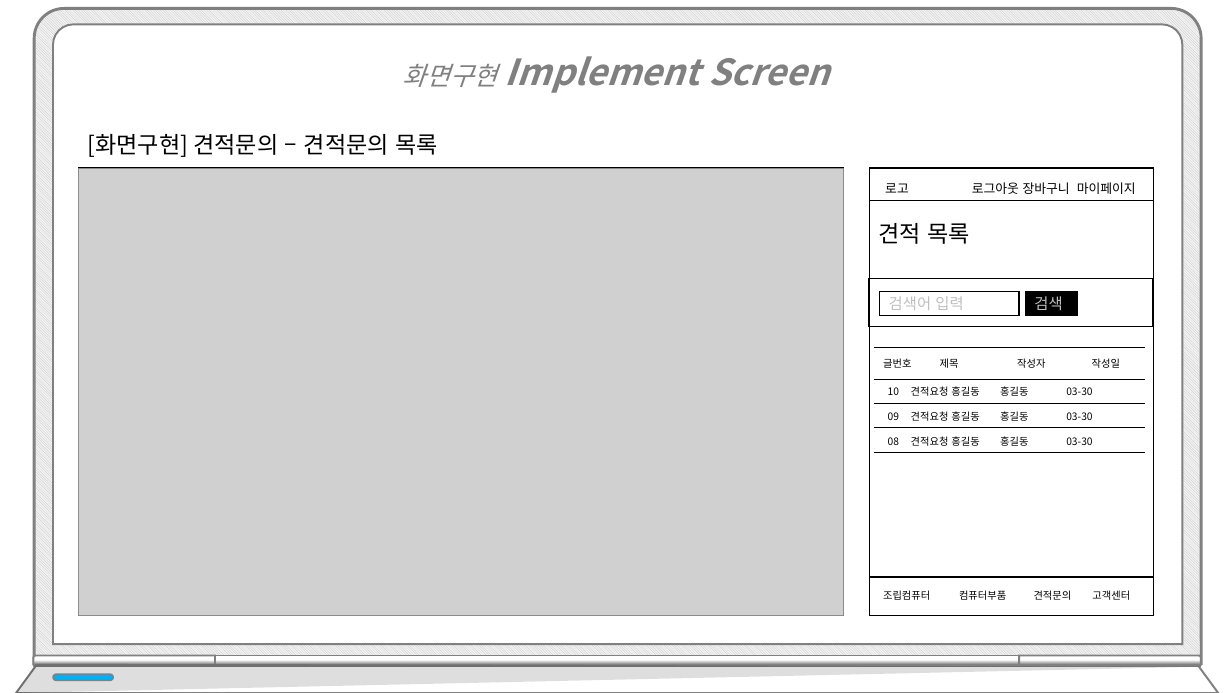
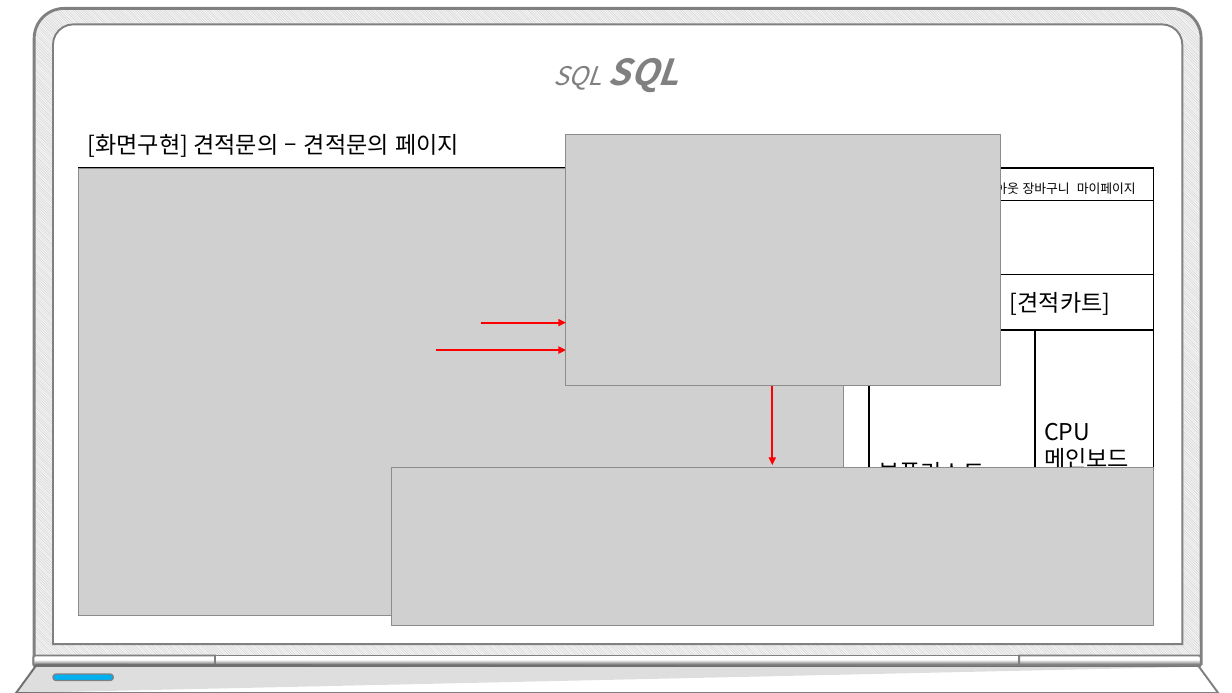
Before and after one commit to hhsw07/ezen-academy-projects, a slide deck: slide 84 of WebContent/발표/3차/프로젝트5_3차.pptx (slide 85 before the commit). Drawn at 1232x693 pixels with LibreOffice and Linux fonts; fonts in the diff are those of the drawing; grey boxes stand for pictures. Boxes give left, top, right and bottom in pixels: in the first picture for what was removed or moved away, otherwise in the second. Text is boxed around its words. In the diff, an @@ line names an element or a change of style, - is before the commit and + after.

```diff
--- a/WebContent/발표/3차/프로젝트5_3차.pptx
+++ b/WebContent/발표/3차/프로젝트5_3차.pptx
@@ text at (554, 58, 679, 92): text changed; size 28 to 20 pt; bold off @@
-화면구현 Implement Screen
+SQL SQL
@@ text at (88, 134, 459, 157): text changed @@
-[화면구현] 견적문의 – 견적문의 목록
+[화면구현] 견적문의 – 견적문의 페이지
@@ picture added at (567, 135, 1002, 385) @@
@@ text removed at (885, 183, 909, 193) @@
-로고
@@ text removed at (878, 223, 970, 244) @@
-견적 목록
@@ rectangle removed at (869, 278, 1153, 326) @@
@@ rectangle added at (869, 274, 1153, 330), fill #FFFFFF, outline #000000 1 pt, 18 pt, text #000000 @@
+[상세검색] [견적카트]
@@ rectangle removed at (880, 291, 1019, 315) @@
-검색어 입력
@@ rectangle removed at (1026, 291, 1078, 315) @@
-검색
@@ arrow added from (482, 323) to (567, 323), #FF0000 1.5 pt @@
@@ arrow added from (436, 350) to (567, 350), #FF0000 1.5 pt @@
@@ rectangle added at (869, 330, 1035, 616), fill #FFFFFF, outline #000000 1 pt, 18 pt, text #000000 @@
+부품리스트
@@ line removed from (874, 348) to (1145, 348) @@
@@ text removed at (883, 358, 911, 368) @@
-글번호
@@ text removed at (940, 358, 959, 368) @@
-제목
@@ text removed at (1017, 358, 1045, 368) @@
-작성자
@@ rectangle added at (1035, 330, 1153, 616), fill #FFFFFF, outline #000000 1 pt, 18 pt, text #000000 @@
+CPU
+메인보드
+GPU
+…
@@ text removed at (1092, 358, 1120, 368) @@
-작성일
@@ arrow added from (773, 385) to (773, 465), #FF0000 1.5 pt @@
@@ line removed from (874, 379) to (1145, 379) @@
@@ text removed at (888, 386, 1092, 396) @@
-10 견적요청 홍길동 홍길동 03-30
@@ line removed from (874, 404) to (1145, 404) @@
@@ text removed at (888, 411, 1092, 421) @@
-09 견적요청 홍길동 홍길동 03-30
@@ line removed from (874, 428) to (1145, 428) @@
@@ text removed at (888, 436, 1092, 446) @@
-08 견적요청 홍길동 홍길동 03-30
@@ picture added at (391, 468, 1153, 626) @@
@@ line removed from (874, 453) to (1145, 453) @@
@@ text removed at (883, 590, 930, 600) @@
-조립컴퓨터
@@ text removed at (959, 590, 1006, 600) @@
-컴퓨터부품
@@ text removed at (1034, 590, 1072, 600) @@
-견적문의
@@ text removed at (1092, 590, 1130, 600) @@
-고객센터
```
Also in this commit, not shown: 2 other slides changed.
